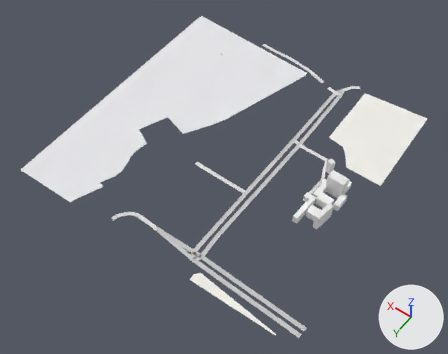
Before and after pictures for a commit that changed the glTF model white-model-six-districts/chunks/140_111_high.glb.
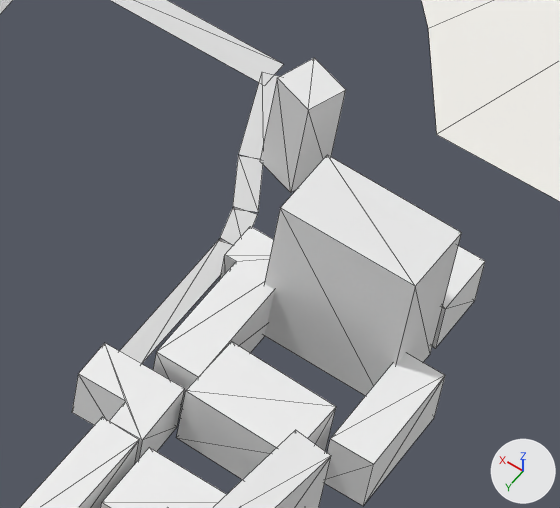
The first picture shows the older version from a 50 mm lens placed at (9852.0, -4172.0, 800.0), pointed at (10226.0, -4696.0, -23.0). The close-ups show the older and then the newer version on the part from 66% to 81% of the width and 43% to 60% of the height of that picture. Only the edits that show in the close-ups are written down. Arrows for +X, +Y and +Z are at lower right; the lights stay in place. The close-ups show mesh edges as thin lines. Vertices at exactly the same position are counted once.
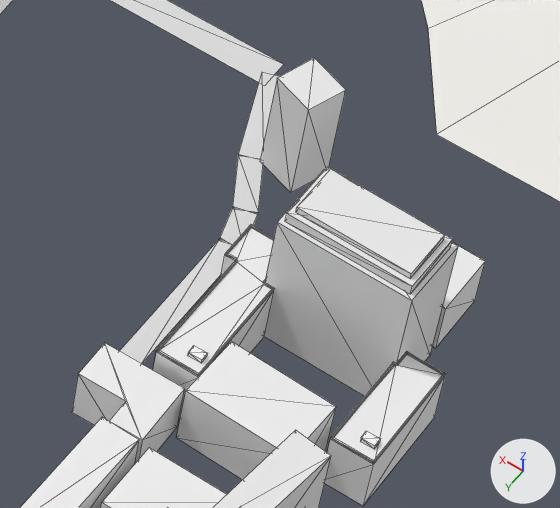
Diff of the bpy script that builds the scene:
```diff
--- a/white-model-six-districts/chunks/140_111_high.glb.py
+++ b/white-model-six-districts/chunks/140_111_high.glb.py
@@ me_mesh_0 @@
 # used by ob_mesh_0; location = (0.0, 0.0, 0.0)
-me_mesh_0.from_pydata(...)  # 276 vertices, 218 faces; spans x 9971.0..10500.0, y -5002.0..-4500.0, z -3.0..36.0
+me_mesh_0.from_pydata(...)  # 393 vertices, 362 faces; spans x 9971.0..10500.0, y -5002.0..-4500.0, z -3.0..35.0
+# me_mesh_0 part 1: the loose piece of 8 vertices spanning x 10044.0..10068.0, y -4739.0..-4722.0, z -2.0..13.0 is copied, and the copy is scaled about its middle by (1.16, 0.948, 0.166), then moved by (-2.0, -31.0, 27.0); it spans x 10040.0..10068.0, y -4769.0..-4754.0, z 31.0..34.0
+# me_mesh_0 part 2: the loose piece of 8 vertices spanning x 10044.0..10068.0, y -4739.0..-4722.0, z -2.0..13.0 is copied, and the copy is scaled about its middle by (1.06, 0.788, 0.0993), then moved by (-2.0, -31.0, 29.0); it spans x 10041.0..10066.0, y -4768.0..-4755.0, z 34.0..35.0
+# me_mesh_0 part 3: the loose piece of 8 vertices spanning x 10039.0..10069.0, y -4770.0..-4753.0, z -2.0..36.0 is copied, and the copy is turned -86.8 degrees about the z axis through its middle and scaled by 0.0599, then moved by (-19.0, 27.0, -5.0); it spans x 10033.0..10036.0, y -4735.0..-4733.0, z 11.0..13.0
+# me_mesh_0 part 4
+# 4 vertices are removed from x 10040.0..10066.0, y -4764.0..-4756.0, z -2.0..12.0
+# 24 faces are deleted
+# 4 vertices in x 10039.0..10069.0, y -4770.0..-4753.0, z 36.0 move by (0.0, 0.0, -5.0)
+# 76 vertices are added at x 10031.0..10197.0, y -4974.0..-4728.0, z -2.0..14.0
+# 6 new vertices lie (-1.0, -22.0, 0.0) away from vertices in x 10041.0, y -4731.0, z -2.0..12.0
+# 5 new vertices lie (8.0, 0.0, 0.0) away from vertices in x 10031.0, y -4756.0, z -2.0..12.0
+# 5 new vertices lie (-1.0, -26.0, 0.0) away from vertices in x 10068.0, y -4728.0, z -2.0..13.0
+# 5 new vertices lie (-10.0, 1.0, 0.0) away from vertices in x 10078.0, y -4765.0, z -2.0..13.0
+# 138 new faces join them
 me_mesh_0.materials.append(mat_material_0)
```

Changed parts and their boxes (x1, y1, x2, y2) in the close-ups (560 x 508 px):
part 1 of me_mesh_0, added
    after: (285, 167, 453, 294)
part 2 of me_mesh_0, added
    after: (296, 169, 445, 279)
part 3 of me_mesh_0, added
    after: (360, 431, 381, 449)
part 4 of me_mesh_0, cut back
    before: (153, 155, 462, 464)
    after: (153, 169, 458, 464)
